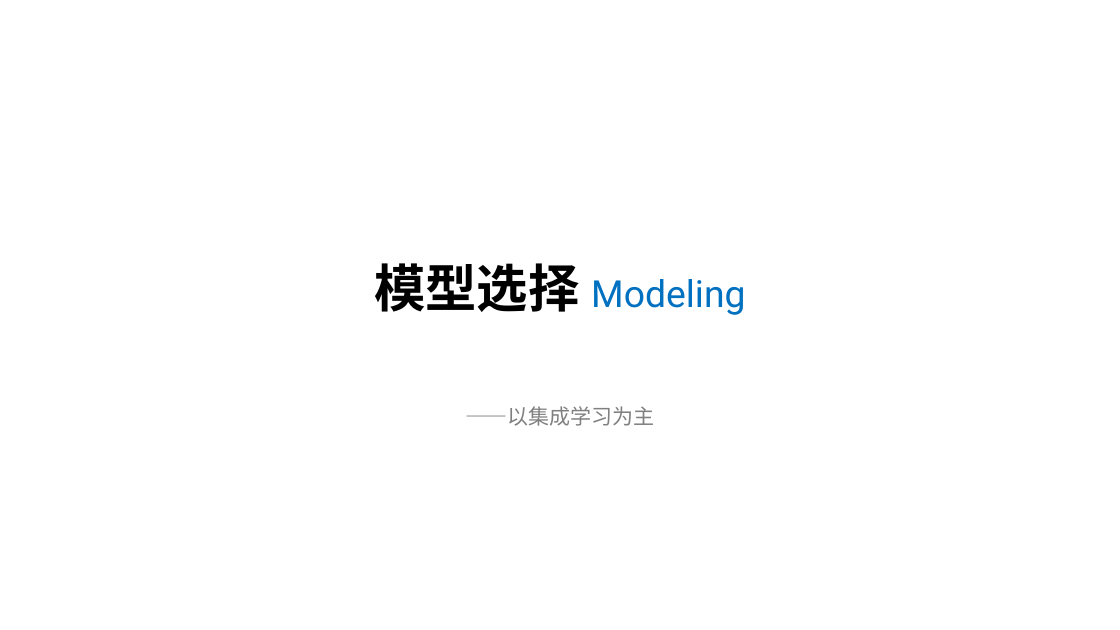
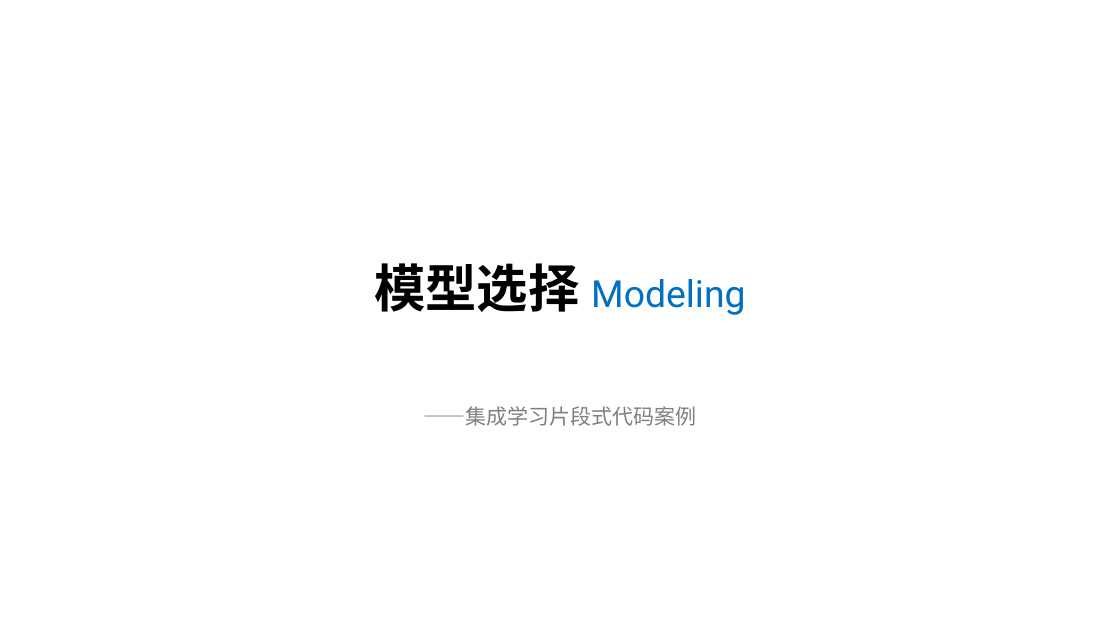
Before and after one commit to silentbalanceyh/cda-exam, a slide deck: slide 1 of ppt/06.模型选择.pptx. Drawn at 1120x630 pixels with LibreOffice and Linux fonts; fonts in the diff are those of the drawing; background and template pictures are left out. Boxes give left, top, right and bottom in pixels: in the first picture for what was removed or moved away, otherwise in the second. Text is boxed around its words. In the diff, an @@ line names an element or a change of style, - is before the commit and + after.

Commit message:
模型选择

```diff
--- a/ppt/06.模型选择.pptx
+++ b/ppt/06.模型选择.pptx
@@ subtitle at (x1=423, y1=406, x2=696, y2=426): text changed @@
-——以集成学习为主
+——集成学习片段式代码案例
```
Also in this commit, not shown: 1 other slide changed, 29 slides added, 2 other files.
